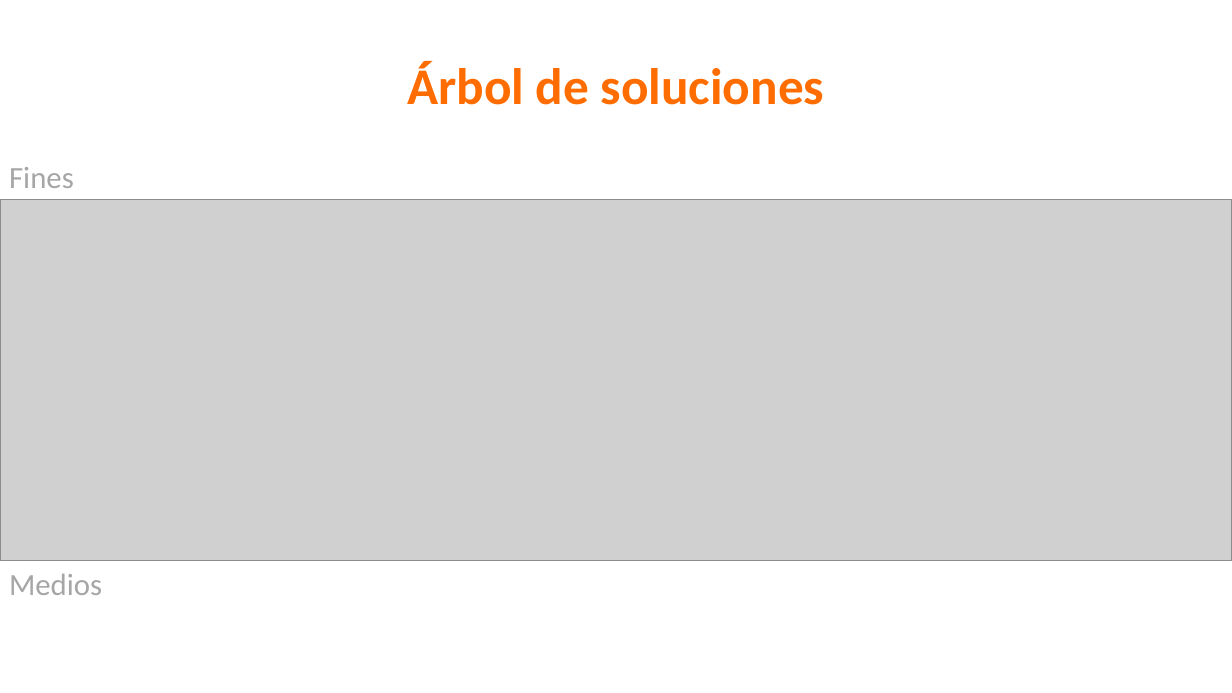
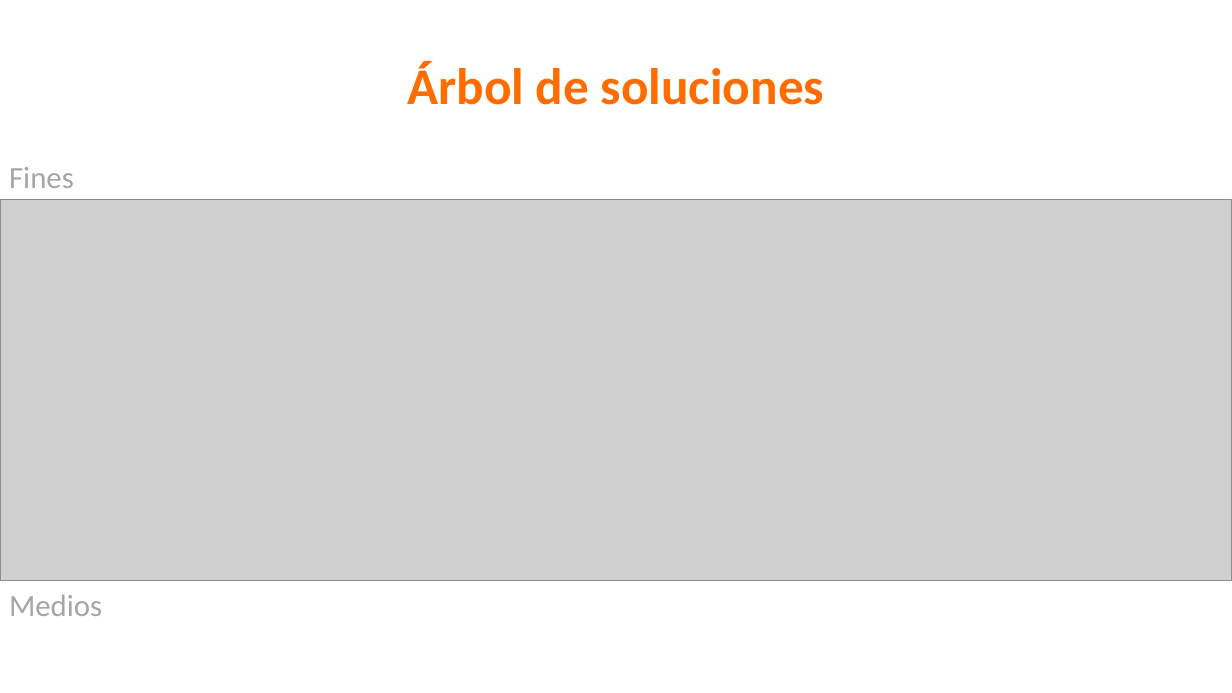
Before and after one commit to yeseniaquejada/SERVICE_MARKET, a slide deck: slide 5 of PROYECTO FORMATIVO.pptx. Drawn at 1232x693 pixels with LibreOffice and Linux fonts; fonts in the diff are those of the drawing; grey boxes stand for pictures; background and template pictures are left out. Boxes give left, top, right and bottom in pixels: in the first picture for what was removed or moved away, otherwise in the second. Text is boxed around its words. In the diff, an @@ line names an element or a change of style, - is before the commit and + after.

```diff
--- a/PROYECTO FORMATIVO.pptx
+++ b/PROYECTO FORMATIVO.pptx
@@ picture resized from (x1=0, y1=200, x2=1232, y2=560) to (x1=0, y1=200, x2=1232, y2=580) @@
@@ text "Medios" moved from (x1=9, y1=574, x2=102, y2=595) to (x1=9, y1=595, x2=102, y2=616) @@
```
Also in this commit, not shown: 2 other slides changed, 4 other files.
